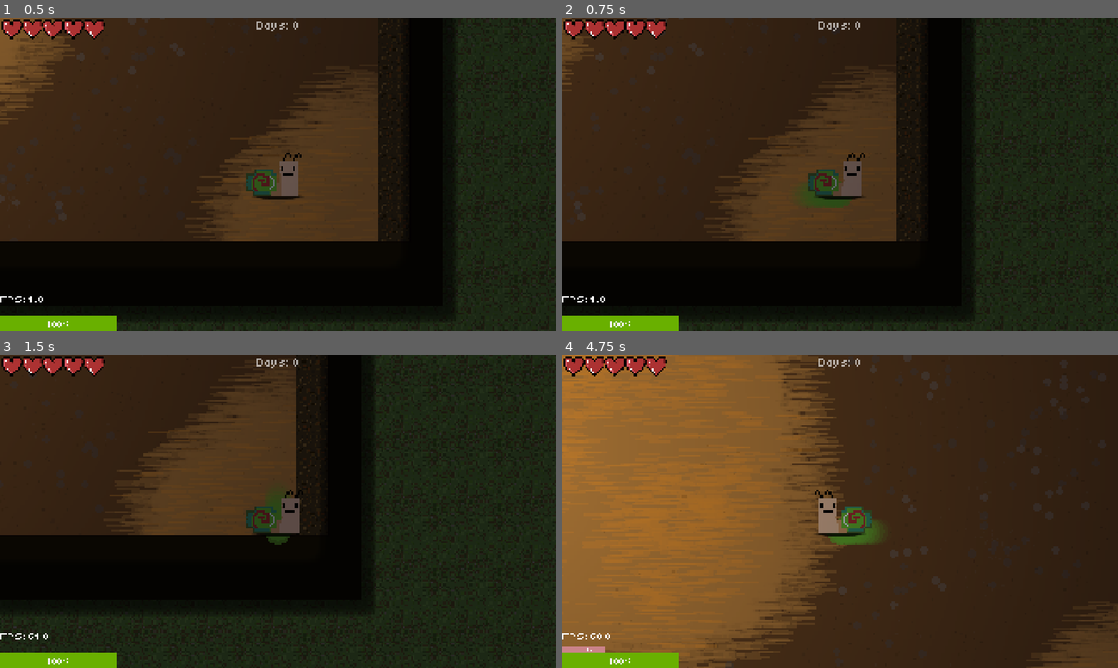
Above: before the commit, frames 1-4 (two rows, left to right).
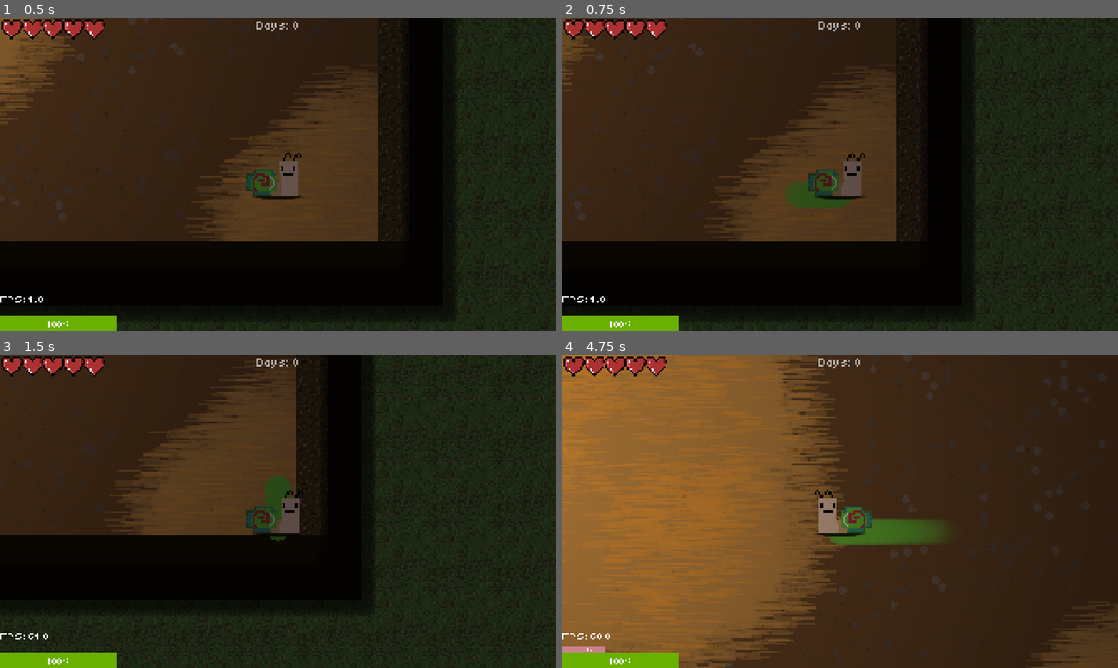
Above: after the commit, the same moments.

Repository: mark4pro/rogue-like
Game: Godot game, scene res://worldGen/testGen.tscn
Two runs of this game, one before a commit and one after it. Both use one fixed random seed, a clock stepped at 60 frames per second and the inputs below. Sound files missing from this copy of the repository are replaced by a short silence.
Inputs (mouse positions are in pixels of both pictures, inside the frame that each line leads up to):
- Up to frame 1 (0.5 s): no input
- Up to frame 2 (0.75 s): tap Enter at 0.5 s; move the mouse to (962, 158) at 0.52 s; hold D (right) from 0.53 s (still down); tap F6 (free_cam) at 0.6 s; click (962, 158) at 0.67 s
- Up to frame 3 (1.5 s): move the mouse to (166, 527) at 1.27 s; release D (right) at 1.28 s; hold S (down) from 1.28 s (still down); tap E (interact) at 1.35 s
- Up to frame 4 (4.75 s): move the mouse to (895, 442) at 2.02 s; release S (down) at 2.03 s; hold D (right) 2.03-2.78 s; tap one key every 0.75 s from 2.1 s: Ctrl (roll) Shift (sprint) F6 (free_cam) E (interact); move the mouse to (812, 574) at 2.77 s; hold W (up) 2.78-3.53 s; click (812, 574) at 2.92 s; move the mouse to (1006, 558) at 3.52 s; hold A (left) from 3.53 s (still down); move the mouse to (673, 464) at 4.27 s

Frame 1 is identical in both runs. In frame 2, 0.1% of the frame differs, in the area x 40-44%, y 52-61%; in frame 3, 0.2%; in frame 4, 1.0%, in the area x 55-69%, y 52-61%.

Commit message:
Update snail_slime.gd

Diff:
--- a/snail_slime.gd
+++ b/snail_slime.gd
@@ -2,5 +2,5 @@
 
 func _ready():
 	var fade = create_tween()
-	fade.tween_property(self, "modulate:a", 0.0, 0.2)
+	fade.tween_property(self, "modulate:a", 0.0, 0.5)
 	fade.finished.connect(queue_free)
